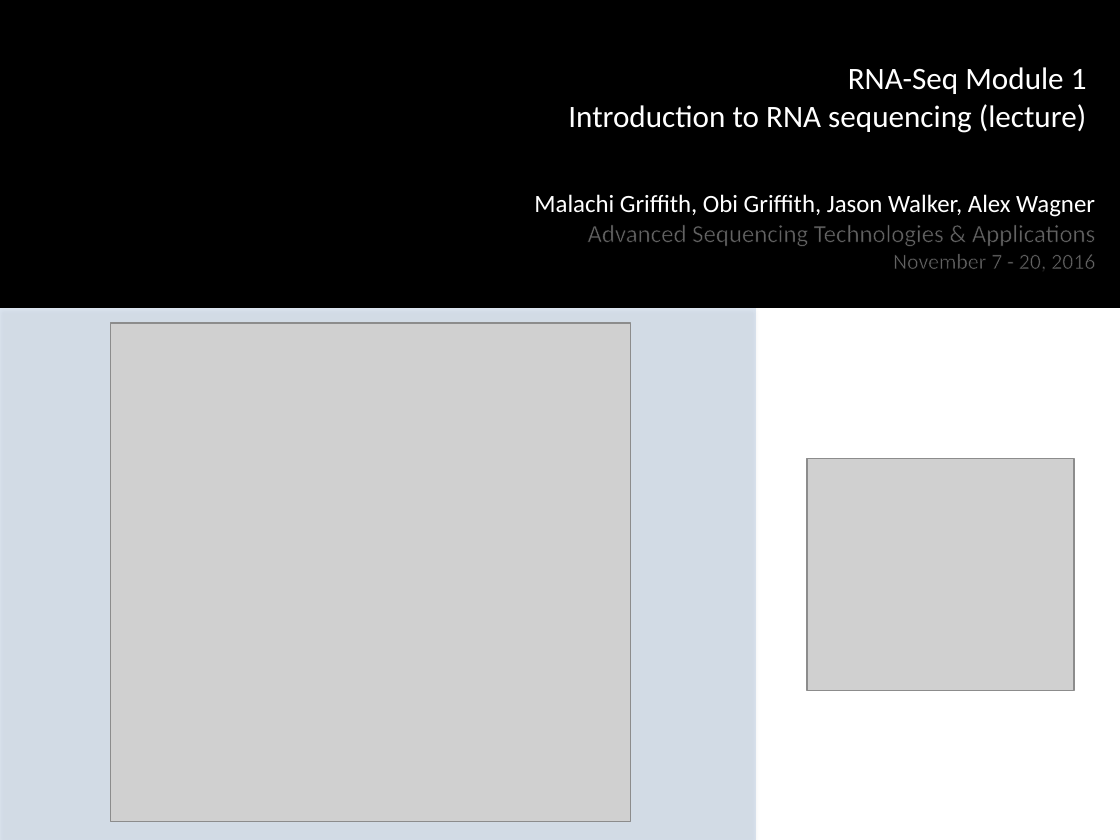
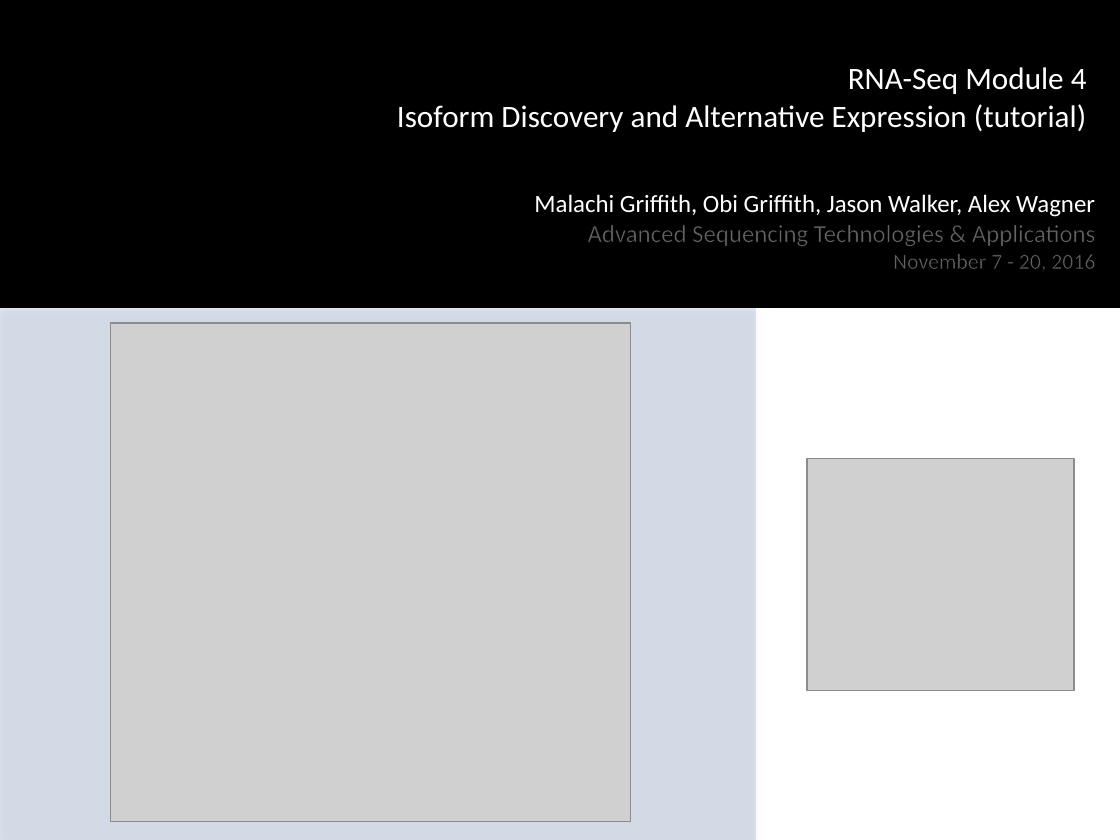
Before and after one commit to griffithlab/rnaseq_tutorial_wiki, a slide deck: slide 2 of LectureFiles/cshl/2016/RNASeq_Module4_Tutorial.pptx. Drawn at 1120x840 pixels with LibreOffice and Linux fonts; fonts in the diff are those of the drawing; grey boxes stand for pictures; background and template pictures are left out. Boxes give left, top, right and bottom in pixels: in the first picture for what was removed or moved away, otherwise in the second. Text is boxed around its words. In the diff, an @@ line names an element or a change of style, - is before the commit and + after.

Commit message:
first rought update to module 4 lectures

```diff
--- a/LectureFiles/cshl/2016/RNASeq_Module4_Tutorial.pptx
+++ b/LectureFiles/cshl/2016/RNASeq_Module4_Tutorial.pptx
@@ text at (397, 67, 1087, 132): text changed @@
-RNA-Seq Module 1
-Introduction to RNA sequencing (lecture)
+RNA-Seq Module 4
+Isoform Discovery and Alternative Expression (tutorial)
```
Also in this commit, not shown: 10 slides added, 5 other files.
